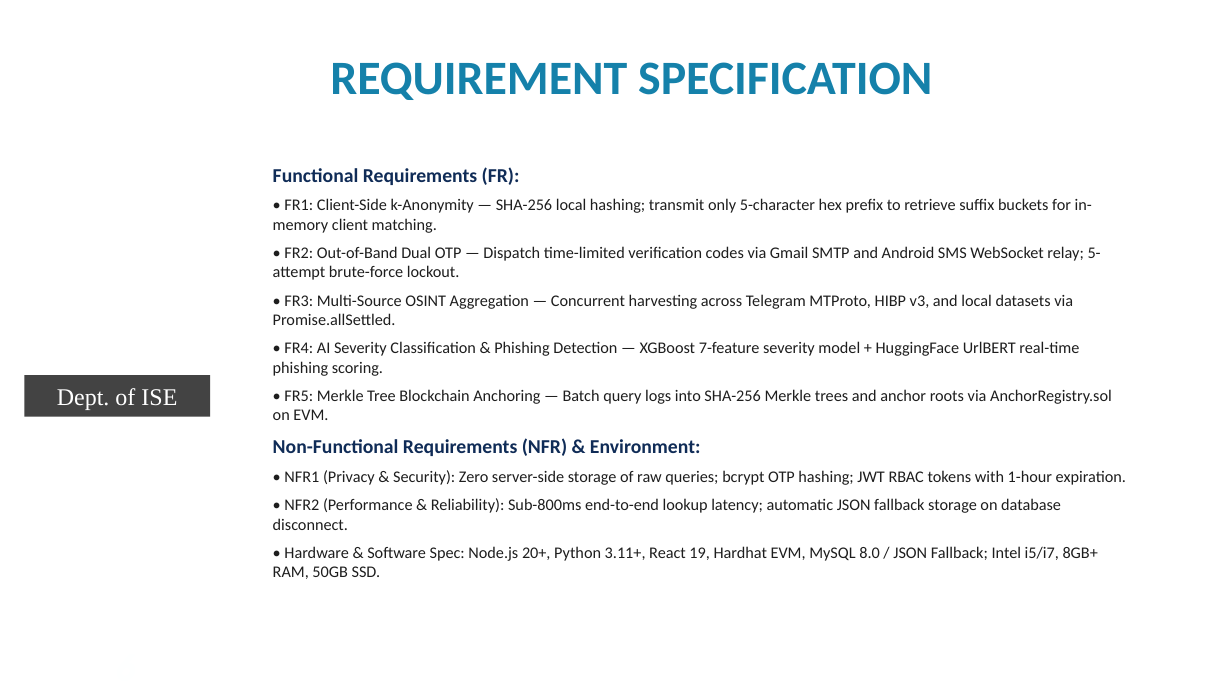
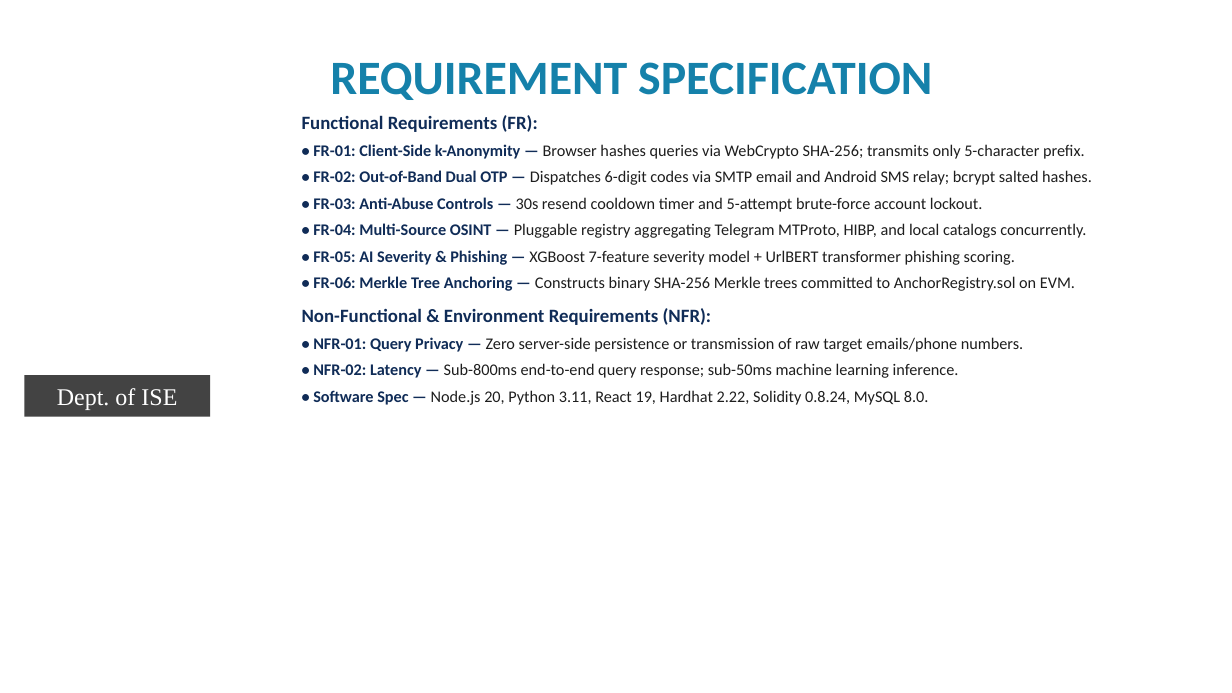
Before and after one commit to premkumarteli/OSINT-BreachShield, a slide deck: slide 6 of docs/Phase2/BreachShield_Final_Phase2_Presentation.pptx. Drawn at 1232x693 pixels with LibreOffice and Linux fonts; fonts in the diff are those of the drawing; background and template pictures are left out. Boxes give left, top, right and bottom in pixels: in the first picture for what was removed or moved away, otherwise in the second. Text is boxed around its words. In the diff, an @@ line names an element or a change of style, - is before the commit and + after.

```diff
--- a/docs/Phase2/BreachShield_Final_Phase2_Presentation.pptx
+++ b/docs/Phase2/BreachShield_Final_Phase2_Presentation.pptx
@@ text "Functional Requirements (FR):": place and size @@
-text "Functional Requirements (FR):" at (273,167,1126,579)
+text "Functional Requirements (FR):" at (302,115,1092,405)
@@ text at (302,115,538,132): size 11.5 to 11 pt in "Functional Requirements (FR):"; less space between paragraphs @@
@@ text at (302,144,1092,405): text changed @@
-• FR1: Client-Side k-Anonymity — SHA-256 local hashing; transmit only 5-character hex prefix to retrieve suffix buckets for in-memory client matching.
-• FR2: Out-of-Band Dual OTP — Dispatch time-limited verification codes via Gmail SMTP and Android SMS WebSocket relay; 5-attempt brute-force lockout.
-• FR3: Multi-Source OSINT Aggregation — Concurrent harvesting across Telegram MTProto, HIBP v3, and local datasets via Promise.allSettled.
-• FR4: AI Severity Classification & Phishing Detection — XGBoost 7-feature severity model + HuggingFace UrlBERT real-time phishing scoring.
-• FR5: Merkle Tree Blockchain Anchoring — Batch query logs into SHA-256 Merkle trees and anchor roots via AnchorRegistry.sol on EVM.
-Non-Functional Requirements (NFR) & Environment:
-• NFR1 (Privacy & Security): Zero server-side storage of raw queries; bcrypt OTP hashing; JWT RBAC tokens with 1-hour expiration.
-• NFR2 (Performance & Reliability): Sub-800ms end-to-end lookup latency; automatic JSON fallback storage on database disconnect.
-• Hardware & Software Spec: Node.js 20+, Python 3.11+, React 19, Hardhat EVM, MySQL 8.0 / JSON Fallback; Intel i5/i7, 8GB+ RAM, 50GB SSD.
+• FR-01: Client-Side k-Anonymity — Browser hashes queries via WebCrypto SHA-256; transmits only 5-character prefix.
+• FR-02: Out-of-Band Dual OTP — Dispatches 6-digit codes via SMTP email and Android SMS relay; bcrypt salted hashes.
+• FR-03: Anti-Abuse Controls — 30s resend cooldown timer and 5-attempt brute-force account lockout.
+• FR-04: Multi-Source OSINT — Pluggable registry aggregating Telegram MTProto, HIBP, and local catalogs concurrently.
+• FR-05: AI Severity & Phishing — XGBoost 7-feature severity model + UrlBERT transformer phishing scoring.
+• FR-06: Merkle Tree Anchoring — Constructs binary SHA-256 Merkle trees committed to AnchorRegistry.sol on EVM.
+Non-Functional & Environment Requirements (NFR):
+• NFR-01: Query Privacy — Zero server-side persistence or transmission of raw target emails/phone numbers.
+• NFR-02: Latency — Sub-800ms end-to-end query response; sub-50ms machine learning inference.
+• Software Spec — Node.js 20, Python 3.11, React 19, Hardhat 2.22, Solidity 0.8.24, MySQL 8.0.
```
Also in this commit, not shown: 14 other slides changed.
